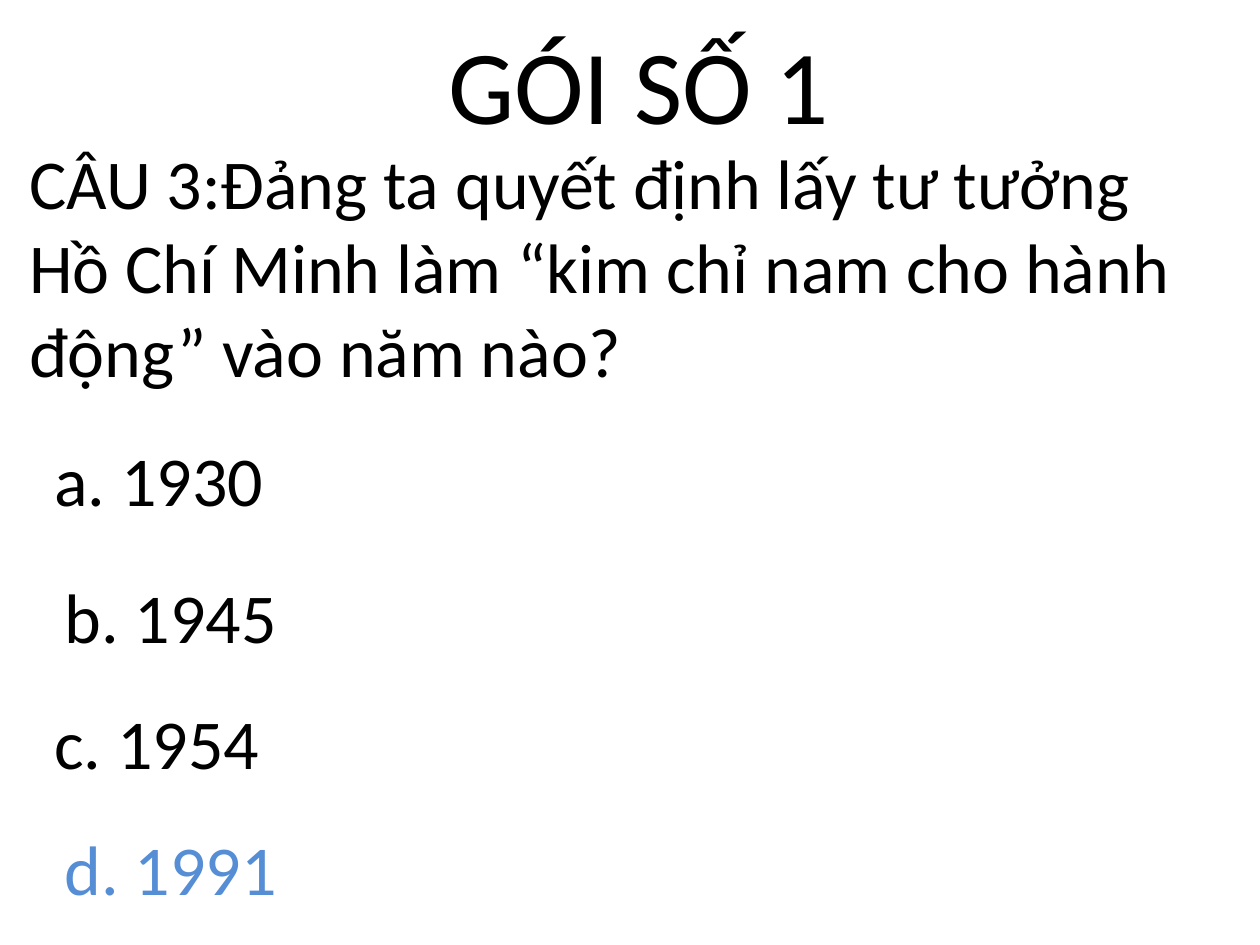
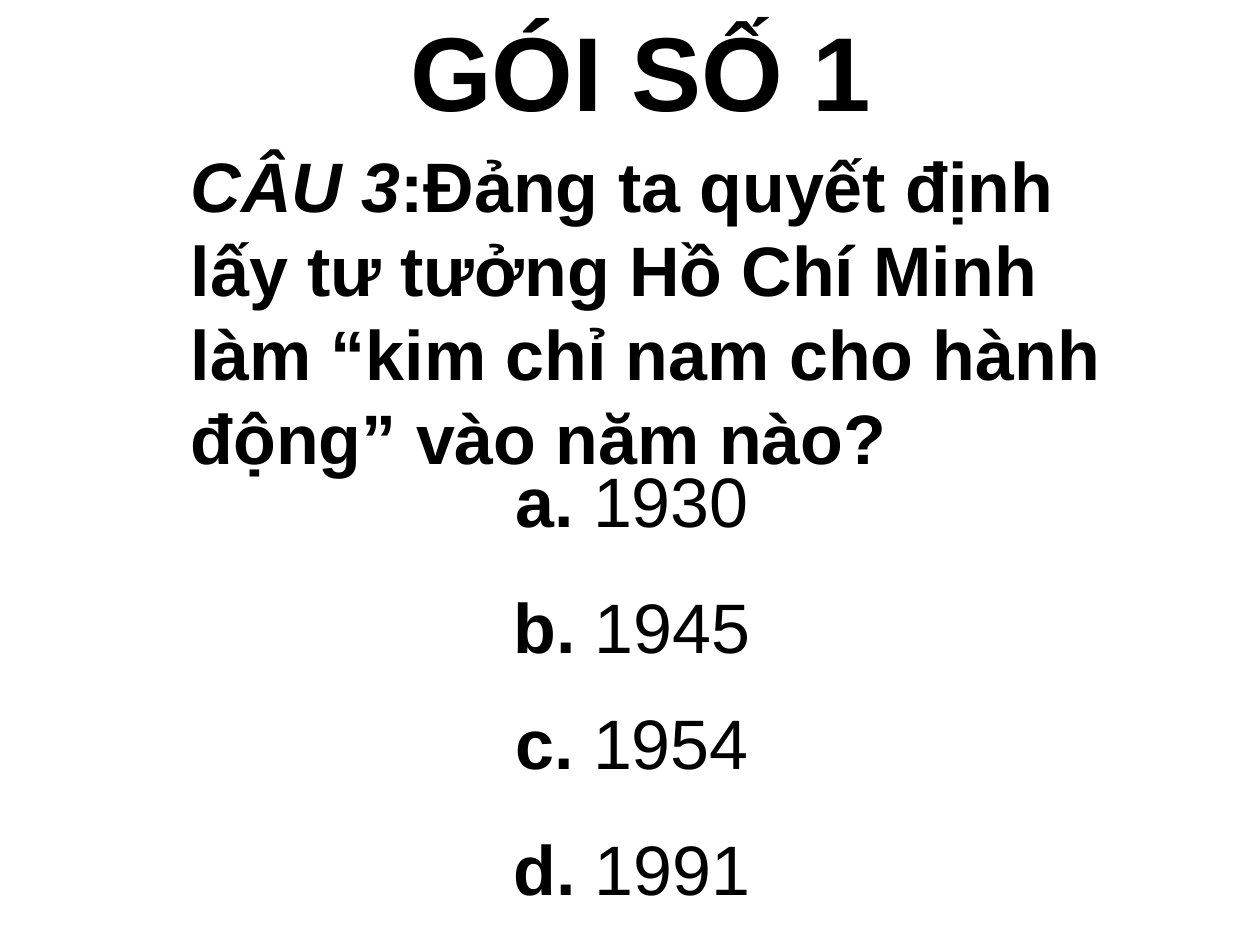
Before and after one commit to huytt/giao-an, a slide deck: slide 9 of hoi_thi.pptx (slide 6 before the commit). Drawn at 1260x945 pixels with LibreOffice and Linux fonts; fonts in the diff are those of the drawing; background and template pictures are left out. Boxes give left, top, right and bottom in pixels: in the first picture for what was removed or moved away, otherwise in the second. Text is boxed around its words. In the diff, an @@ line names an element or a change of style, - is before the commit and + after.

```diff
--- a/hoi_thi.pptx
+++ b/hoi_thi.pptx
@@ text "GÓI SỐ 1" moved from (x1=448, y1=37, x2=828, y2=125) to (x1=410, y1=27, x2=870, y2=112) @@
@@ text "GÓI SỐ 1" at (x1=410, y1=27, x2=870, y2=112): font Calibri to Arial, bold on @@
@@ text "CÂU 3:Đảng ta quyết định ..." moved from (x1=29, y1=151, x2=1169, y2=389) to (x1=191, y1=156, x2=1100, y2=477) @@
@@ text "CÂU 3:Đảng ta quyết định ..." at (x1=191, y1=156, x2=1100, y2=477): font Calibri to Arial, bold on; italic on in "CÂU 3:Đảng" @@
@@ text "a. 1930" moved from (x1=54, y1=460, x2=263, y2=507) to (x1=515, y1=478, x2=749, y2=528) @@
@@ text "a. 1930" at (x1=515, y1=478, x2=749, y2=528): font Calibri to Arial; bold on in "a."; alignment left to centre @@
@@ text "b. 1945" moved from (x1=65, y1=594, x2=277, y2=644) to (x1=513, y1=602, x2=751, y2=654) @@
@@ text "b. 1945" at (x1=513, y1=602, x2=751, y2=654): font Calibri to Arial; bold on in "b."; alignment left to centre @@
@@ text "c. 1954" at (x1=515, y1=720, x2=749, y2=770): font Calibri to Arial; bold on in "c."; alignment left to centre @@
@@ text "d. 1991" moved from (x1=65, y1=846, x2=277, y2=896) to (x1=513, y1=844, x2=751, y2=896) @@
@@ text "d. 1991" at (x1=513, y1=844, x2=751, y2=896): font Calibri to Arial, text colour #558ED5 to #000000; bold on in "d."; alignment left to centre @@
```
Also in this commit, not shown: 12 other slides changed, 23 slides added, 1 slide removed.
